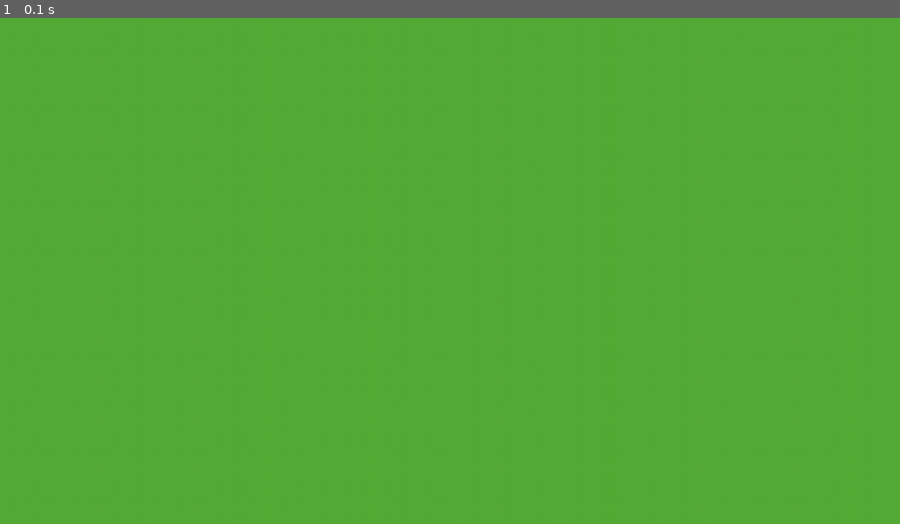
Above: before the commit, frame 1.
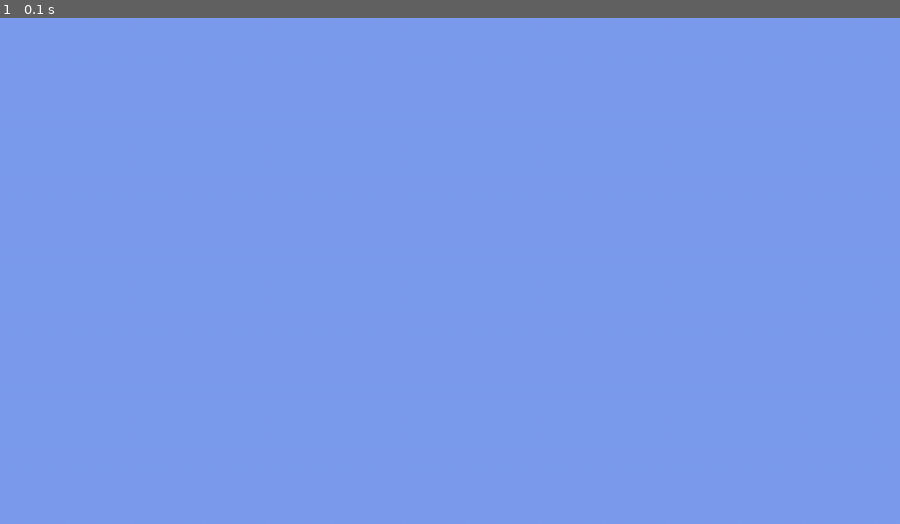
Above: after the commit, the same moment.

Repository: evinlort/pygame_tests
Game: pygame game, started from screen.py
Two runs of this game, one before a commit and one after it. Both use one fixed random seed, a clock stepped at 60 frames per second and the inputs below.
Inputs:
- Up to frame 1 (0.1 s): no input

The runs differ from the first frame. In frame 1, 100% of the frame differs, in the area x 0-100%, y 0-100%.

Commit message:
Show letter

Diff:
--- a/screen.py
+++ b/screen.py
@@ -1,47 +1,65 @@
+from typing import Tuple
+
 from pynput import keyboard
 import pygame
 import random
 
 
-class LeonardsGame:
+class LeonardGame:
     def __init__(self):
         pygame.init()
         pygame.display.set_caption("Leonard's Super Hard Game")
-        displ_info = pygame.display.Info()
-        self.screen = pygame.display.set_mode((displ_info.current_w, displ_info.current_h))
+        display_info = pygame.display.Info()
+        self.X, self.Y = display_info.current_w, display_info.current_h
+        self.screen = pygame.display.set_mode((self.X, self.Y))
         self.change_colors()
         self.prev_key = None
+        self.font = pygame.font.Font('freesansbold.ttf', 128)
         self.lst = keyboard.Listener(on_press=self._update_colors)
         self.lst.start()
-
-    def _update_colors(self, key):
-        if self.prev_key == key and key == keyboard.Key.esc:
-            self.lst.stop()
-            pygame.quit()
-        if self.prev_key == key:
-            pygame.display.flip()
-            return
-        self.prev_key = key
-        self.change_colors()
-
-    @staticmethod
-    def _get_random_colors() -> tuple:
-        return tuple(color for color in [random.randint(0, 255) for _ in range(0, 3)])
 
     def start(self):
         while True:
             event = pygame.event.poll()
+            if event.type == pygame.QUIT:
+                self.stop_game()
 
-            if event.type == pygame.QUIT:
-                self.lst.stop()
-                pygame.quit()
+    def _update_colors(self, key):
+        if self.prev_key == key and key == keyboard.Key.esc:
+            self.stop_game()
+        if self.prev_key == key:
+            pygame.display.flip()
+            return
+
+        if len(str(key).strip("'")) > 1:
+            self.change_colors()
+        elif 33 <= ord(str(key).strip("'")) <= 126:
+            self.change_colors()
+            self.show_letter(key)
+        self.prev_key = key
+
+
+    @staticmethod
+    def _get_random_colors() -> Tuple[int, int, int]:
+        return random.randint(0, 255), random.randint(0, 255), random.randint(0, 255)
 
     def change_colors(self):
         colors = self._get_random_colors()
         self.screen.fill(colors)
         pygame.display.flip()
 
+    def show_letter(self, char: str):
+        text = self.font.render(str(char).strip("'").upper(), True, self._get_random_colors(), (0, 0, 0))
+        textRect = text.get_rect()
+        textRect.center = (self.X // 2, self.Y // 2)
+        self.screen.blit(text, textRect)
+        pygame.display.update()
+
+    def stop_game(self):
+        self.lst.stop()
+        pygame.quit()
+
 
 if __name__ == "__main__":
-    lenny_game = LeonardsGame()
+    lenny_game = LeonardGame()
     lenny_game.start()
